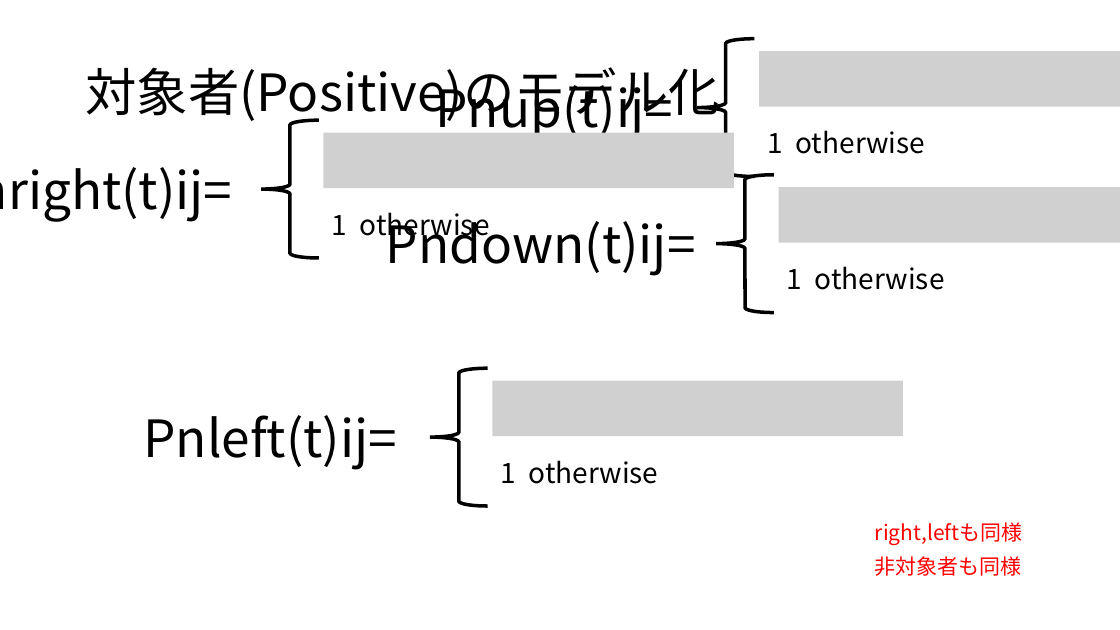
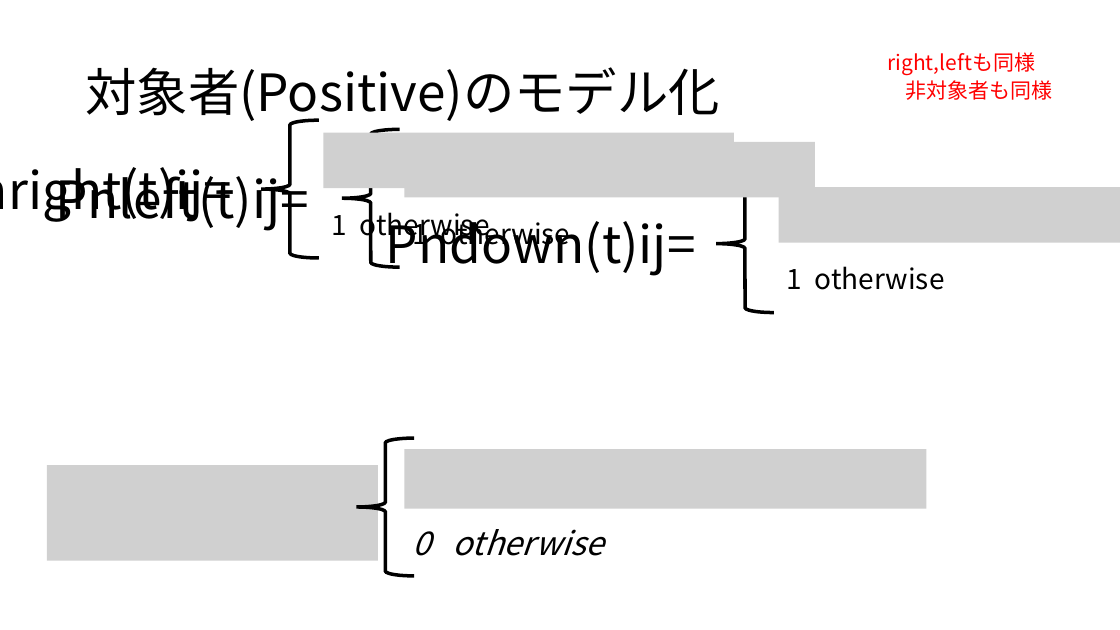
Before and after one commit to ao-megane/LplcSimulator, a slide deck: slide 12 of LplcSimulator/LplcSimulator/原稿/数理モデルv4.pptx. Drawn at 1120x630 pixels with LibreOffice and Linux fonts; fonts in the diff are those of the drawing; grey boxes stand for pictures. Boxes give left, top, right and bottom in pixels: in the first picture for what was removed or moved away, otherwise in the second. Text is boxed around its words. In the diff, an @@ line names an element or a change of style, - is before the commit and + after.

```diff
--- a/LplcSimulator/LplcSimulator/原稿/数理モデルv4.pptx
+++ b/LplcSimulator/LplcSimulator/原稿/数理モデルv4.pptx
@@ picture removed at [760, 51, 1120, 107] @@
@@ text "right,leftも同様": place and size @@
-text "right,leftも同様" at [875, 522, 1023, 545]
+text "right,leftも同様" at [887, 52, 1035, 75]
@@ text removed at [435, 75, 673, 140] @@
-Pnup(t)ij=
@@ text "非対象者も同様": place and size @@
-text "非対象者も同様" at [875, 556, 1022, 576]
+text "非対象者も同様" at [906, 80, 1053, 100]
@@ 2 texts, 1 picture, 1 left brace: place and size @@
-2 texts, 1 picture, 1 left brace at [143, 368, 903, 506]
+2 texts, 1 picture, 1 left brace at [55, 129, 815, 267]
@@ left brace: place and size @@
-left brace at [697, 39, 755, 176]
+left brace at [356, 439, 414, 576]
@@ picture added at [47, 465, 378, 561] @@
@@ picture added at [404, 450, 927, 509] @@
@@ text at [413, 529, 604, 556]: text changed; size 24 to 28 pt; italic on @@
-1 otherwise
+0 otherwise
```
Also in this commit, not shown: 2 other slides changed, 3 other files.
